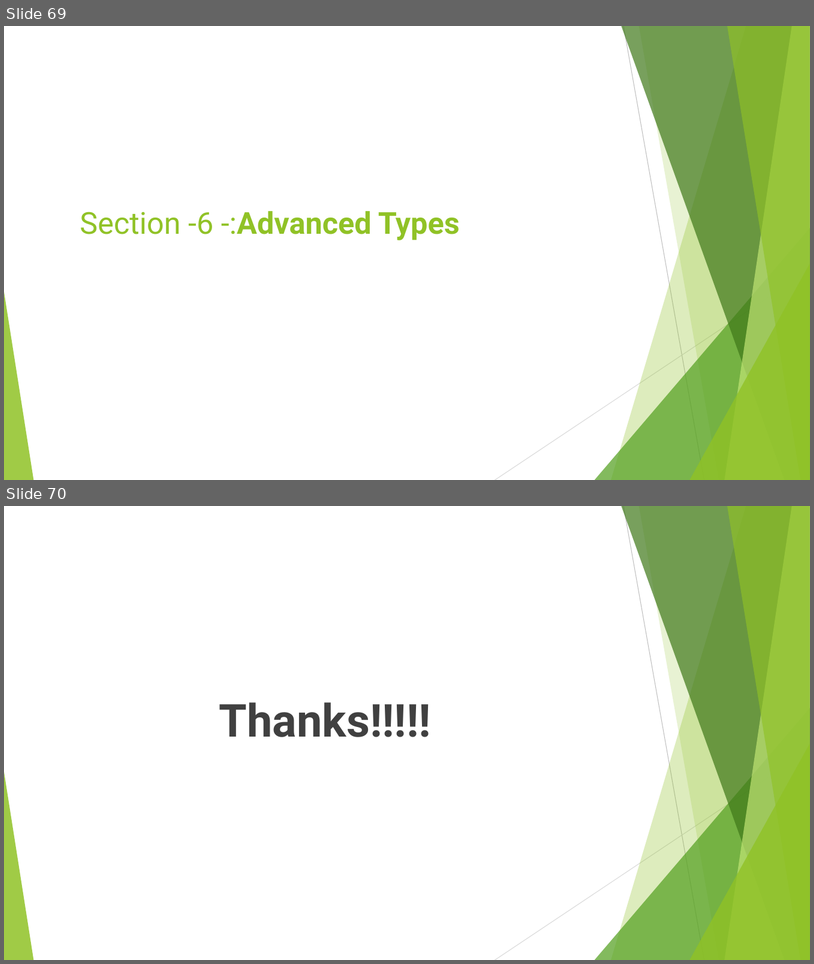
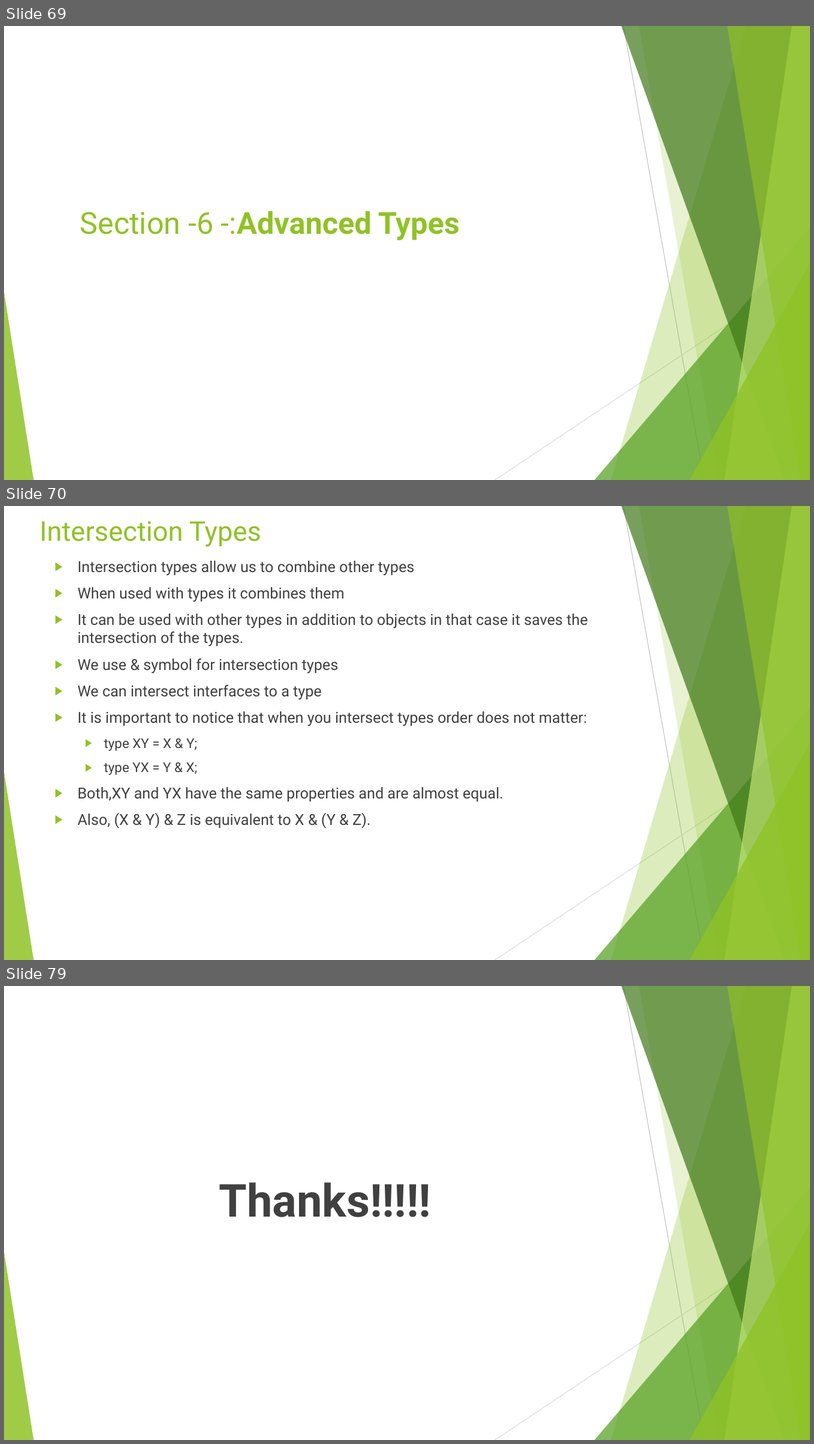
Before and after one commit to rudhrainfogain/TypeScript, a slide deck: PPT/TypeScriptv6.pptx. Shown one above the other, each under a label of ours: slides 69 and 70 before the commit, slides 69, 70 and 79 after it; the slides between them are not shown. The pictures are 814x964 and 814x1444 pixels, drawn with LibreOffice and Linux fonts; fonts in the diff are those of the drawing. Boxes give left, top, right and bottom in pixels: in the first picture for what was removed or moved away, otherwise in the second. Text is boxed around its words. In the diff, an @@ line names an element or a change of style, - is before the commit and + after.

Commit message:
AdvancedTypes Complete Code

```diff
--- a/PPT/TypeScriptv6.pptx
+++ b/PPT/TypeScriptv6.pptx
@@ slide 70 added at box(4, 506, 810, 960), background #FFFFFF; not listed: 10 template elements that a slide beside it also shows @@
@@ title added at box(39, 521, 261, 547), 32.4 pt, text #90C226 @@
+Intersection Types
@@ text added at box(78, 561, 588, 828), 18 pt, text #404040 @@
+▶ Intersection types allow us to combine other types
+▶ When used with types it combines them
+▶ It can be used with other types in addition to objects in that case it saves the intersection of the types.
+▶ We use & symbol for intersection types
+▶ We can intersect interfaces to a type
+▶ It is important to notice that when you intersect types order does not matter:
+  ▶ type XY = X & Y;
+  ▶ type YX = Y & X;
+▶ Both,XY and YX have the same properties and are almost equal.
+▶ Also, (X & Y) & Z is equivalent to X & (Y & Z).
@@ what was slide 70 is now slide 79 @@
```
Also in this commit, not shown: 8 other slides added, 3 other files.
